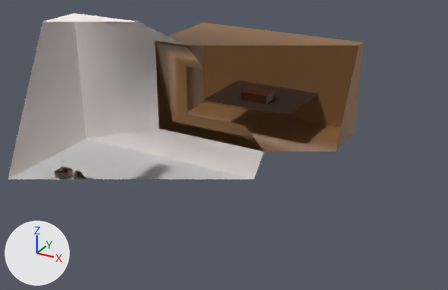
The FBX model Assets/3D/Warehouse.fbx: old version first, new version second.
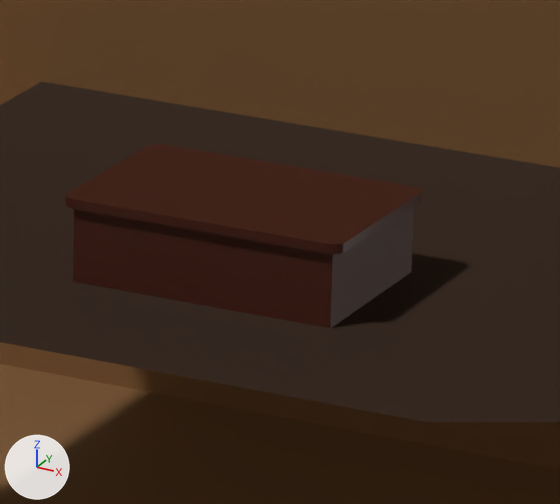
Each version appears first from a 50 mm lens placed at (27.49, -57.02, 22.2), pointed at (-2.11, -3.2, -4.71), and next in a close-up on the part from 52% to 64% of the width and 25% to 42% of the height. The axes (+X, +Y, +Z) are drawn at lower left. The lights are the same throughout. The older version's two pictures come first. Everything nearer to the camera than a plane just in front of the edit is cut away. Where no turn or scale is listed for an object, it has been applied to the vertices.

In view in the first close-up: 'Desk', 'Floor', 'WarehouseBuilding'.
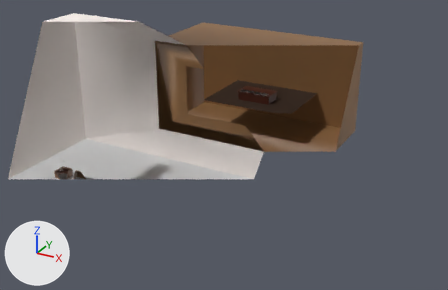
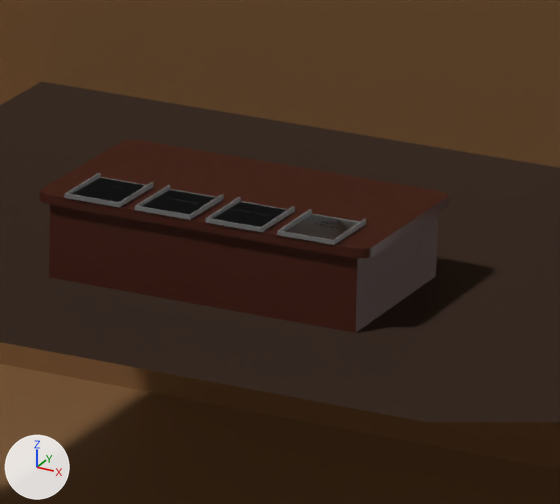
Where the change shows, as pixel boxes (x1, y1, x2, y2) in the close-ups (560 x 504 px):
'Desk', rescaled (14% wider)
    before: (65, 144, 423, 328)
    after: (40, 140, 449, 333)
'Tray_Front', added
    after: (277, 209, 367, 245)
'Tray_Replenish', added
    after: (205, 197, 295, 232)
'Tray_Garden', added
    after: (135, 185, 224, 220)
'Tray_Help', added
    after: (64, 173, 154, 207)

The change, as a list of edits to the scene's bpy script:
```text
Add mat_tray:
    mat_tray = principled_material('Tray')
    mat_tray.base_color = (0.251, 0.251, 0.251)  # grey #898989
Change me_scene_003:
    used by ob_desk; location = (0.0, 0.43, 0.18)
    remove me_scene_003.from_pydata(...)  # 68 vertices, 78 faces; spans x -1.61..1.61, y -1.07..1.07, z -0.5..0.51
    add me_scene_003.from_pydata(...)  # 68 vertices, 78 faces; spans x -1.92..1.92, y -1.07..1.07, z -0.5..0.51
    me_scene_003 part 1: the whole mesh is scaled about its middle by (1.19, 1, 1)
Add me_cube_017:
    me_cube_017.from_pydata(...)  # 24 vertices, 24 faces; spans x -2.073..-1.426, y -0.656..0.132, z -0.893..-0.837
    me_cube_017.materials.append(mat_tray)  # grey #898989
Add me_cube_016:
    me_cube_016.from_pydata(...)  # 24 vertices, 24 faces; spans x -1.25..-0.602, y -0.656..0.132, z -0.893..-0.837
    me_cube_016.materials.append(mat_tray)  # grey #898989
Add me_cube_015:
    me_cube_015.from_pydata(...)  # 24 vertices, 24 faces; spans x 0.397..1.045, y -0.656..0.132, z -0.893..-0.837
    me_cube_015.materials.append(mat_tray)  # grey #898989
Add me_cube_018:
    me_cube_018.from_pydata(...)  # 24 vertices, 24 faces; spans x -0.426..0.221, y -0.656..0.132, z -0.893..-0.837
    me_cube_018.materials.append(mat_tray)  # grey #898989
Add ob_tray_help:
    ob_tray_help = bpy.data.objects.new('Tray_Help', me_cube_017)
    ob_tray_help.location = (0.51, 0.0, 1.58)
Add ob_tray_garden:
    ob_tray_garden = bpy.data.objects.new('Tray_Garden', me_cube_016)
    ob_tray_garden.location = (0.51, 0.0, 1.58)
Add ob_tray_front:
    ob_tray_front = bpy.data.objects.new('Tray_Front', me_cube_015)
    ob_tray_front.location = (0.51, 0.0, 1.58)
Add ob_tray_replenish:
    ob_tray_replenish = bpy.data.objects.new('Tray_Replenish', me_cube_018)
    ob_tray_replenish.location = (0.51, 0.0, 1.58)
```
